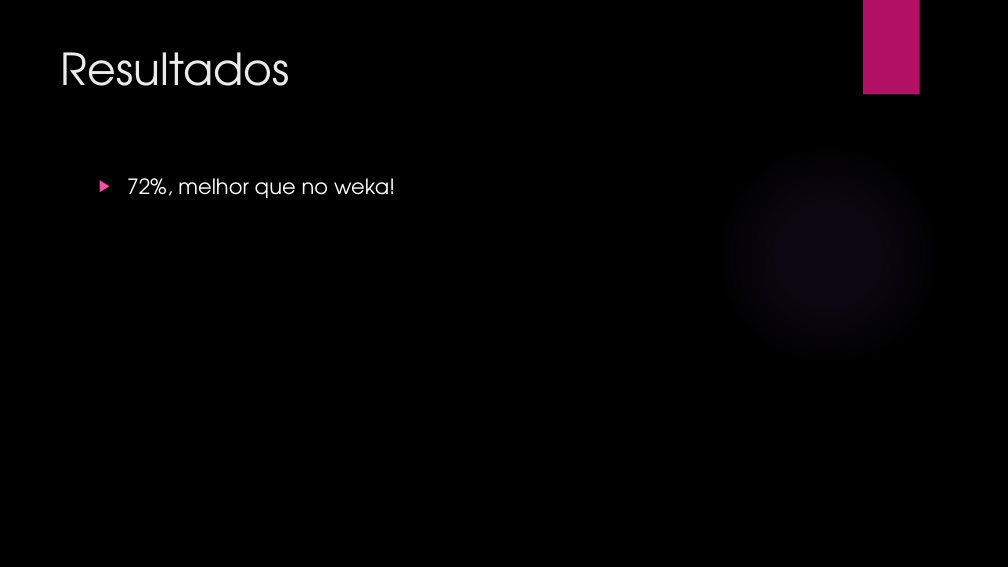
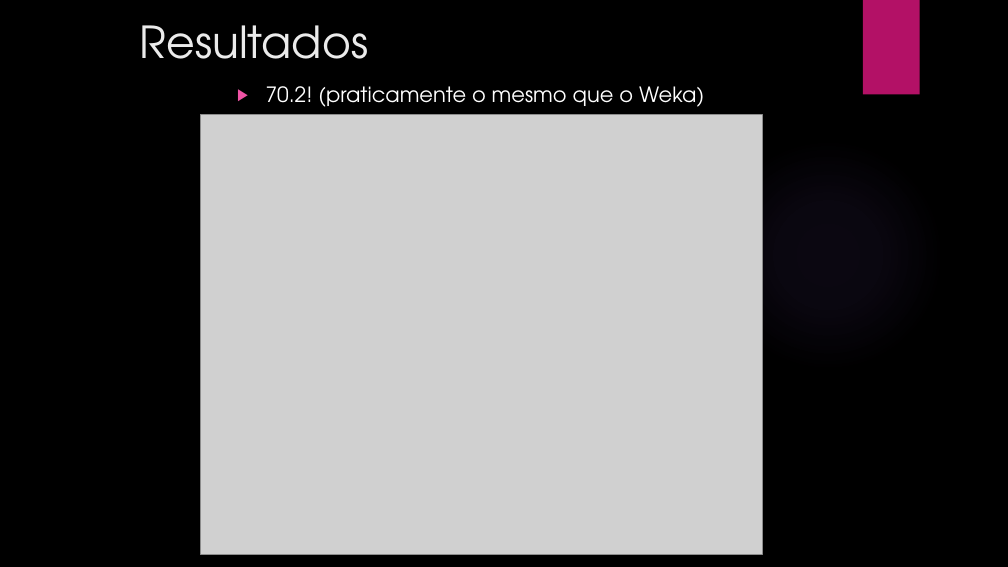
Before and after one commit to mourthe/IMDb-Review-Analyser, a slide deck: slide 12 of Machine Learning.pptx. Drawn at 1008x567 pixels with LibreOffice and Linux fonts; fonts in the diff are those of the drawing; grey boxes stand for pictures; background and template pictures are left out. Boxes give left, top, right and bottom in pixels: in the first picture for what was removed or moved away, otherwise in the second. Text is boxed around its words. In the diff, an @@ line names an element or a change of style, - is before the commit and + after.

```diff
--- a/Machine Learning.pptx
+++ b/Machine Learning.pptx
@@ title "Resultados": place and size @@
-title "Resultados" at [61,52,289,86]
+title "Resultados" at [140,25,368,59]
@@ text at [266,86,704,107]: text changed @@
-▶ 72%, melhor que no weka!
+▶ 70.2! (praticamente o mesmo que o Weka)
@@ picture added at [200,115,763,554] @@
```
Also in this commit, not shown: 2 other slides changed, 3 other files.
